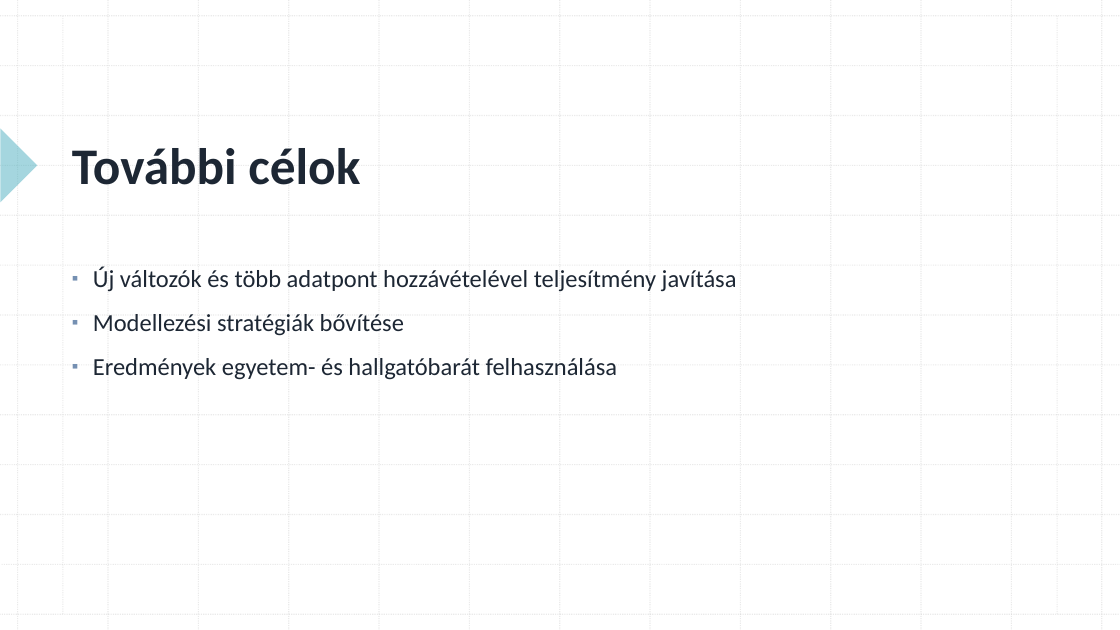
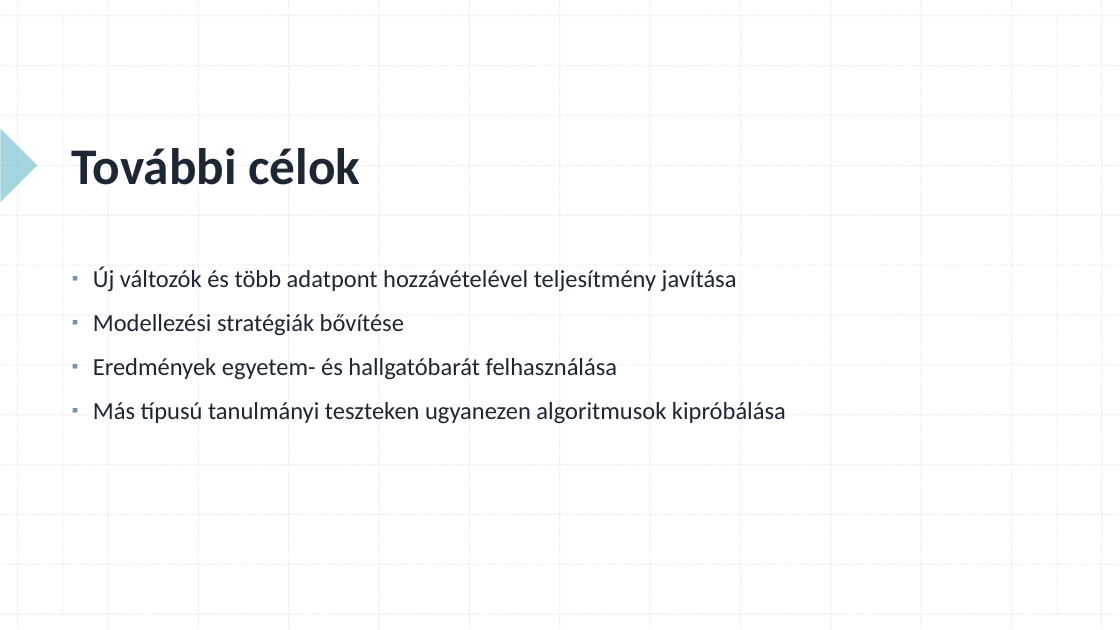
Before and after one commit to konderal333/-nkutfel, a slide deck: slide 18 of TDK prezi.pptx. Drawn at 1120x630 pixels with LibreOffice and Linux fonts; fonts in the diff are those of the drawing. Boxes give left, top, right and bottom in pixels: in the first picture for what was removed or moved away, otherwise in the second. Text is boxed around its words. In the diff, an @@ line names an element or a change of style, - is before the commit and + after.

```diff
--- a/TDK prezi.pptx
+++ b/TDK prezi.pptx
@@ text at [93, 402, 786, 424]: paragraph added @@
+▪ Más típusú tanulmányi teszteken ugyanezen algoritmusok kipróbálása
```
Also in this commit, not shown: 5 other slides changed.
